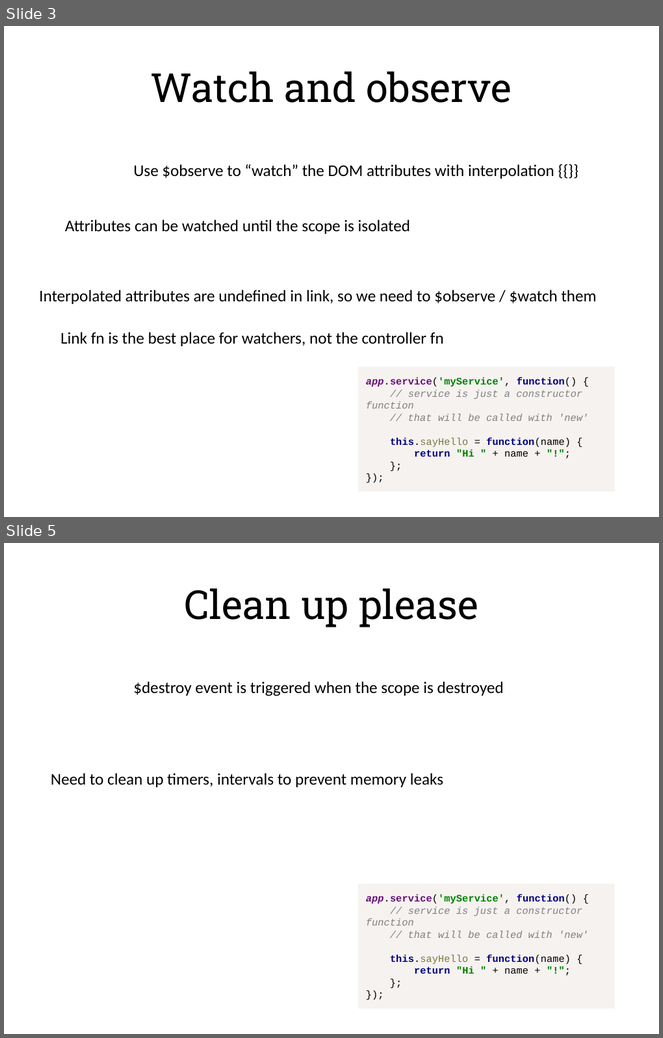
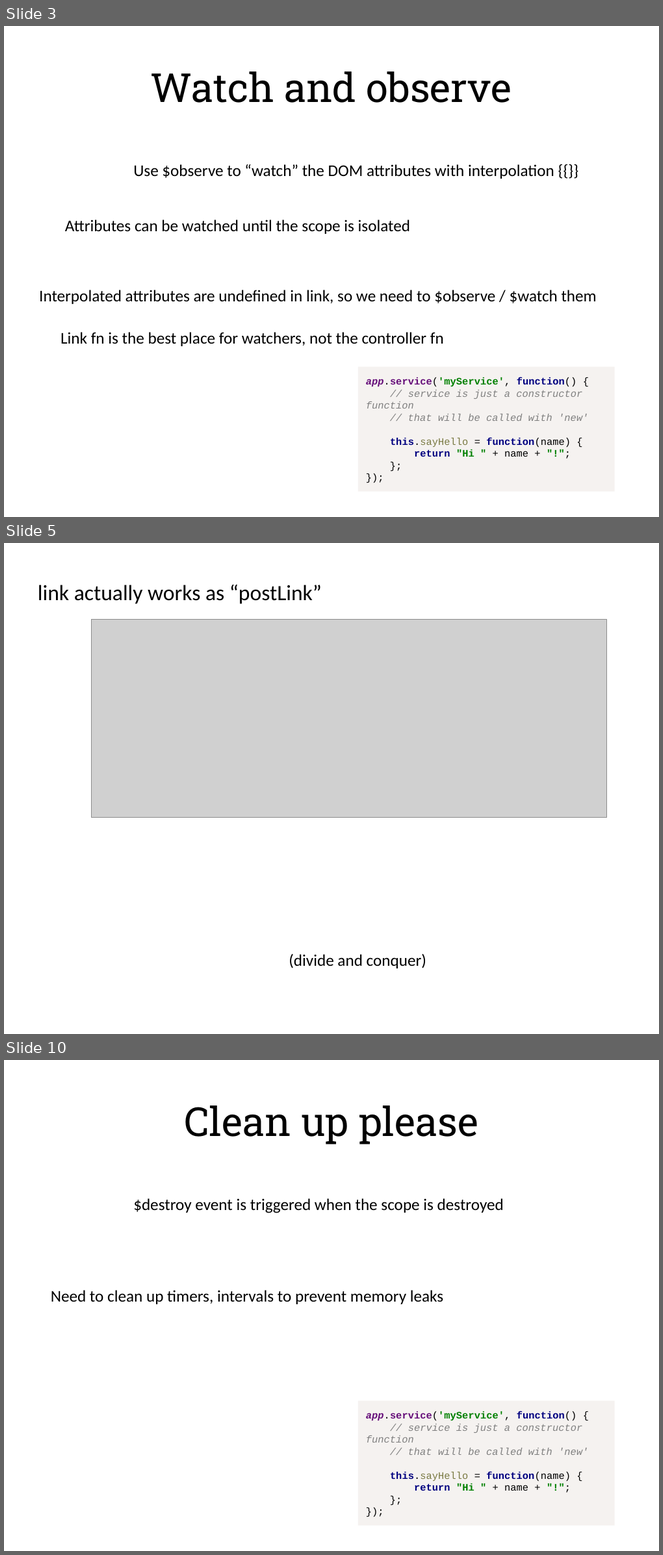
Before and after one commit to alexeymatveevp/angularjs-course, a slide deck: docs/03_directives.pptx. Shown one above the other, each under a label of ours: slides 3 and 5 before the commit, slides 3, 5 and 10 after it; the slides between them are not shown. The pictures are 663x1038 and 663x1555 pixels, drawn with LibreOffice and Linux fonts; fonts in the diff are those of the drawing; grey boxes stand for pictures. Boxes give left, top, right and bottom in pixels: in the first picture for what was removed or moved away, otherwise in the second. Text is boxed around its words. In the diff, an @@ line names an element or a change of style, - is before the commit and + after.

Commit message:
compile link + pictures

```diff
--- a/docs/03_directives.pptx
+++ b/docs/03_directives.pptx
@@ slide 5 added at bbox=[4, 543, 659, 1034], background #FFFFFF @@
@@ text added at bbox=[38, 585, 322, 604], 24 pt, text #000000 @@
+link actually works as “postLink”
@@ picture added at bbox=[91, 620, 606, 817] @@
@@ text added at bbox=[289, 954, 426, 969], 18 pt, text #000000 @@
+(divide and conquer)
@@ what was slide 5 is now slide 10 @@
```
Also in this commit, not shown: 1 slide changed, 4 other slides added, 9 other files.
